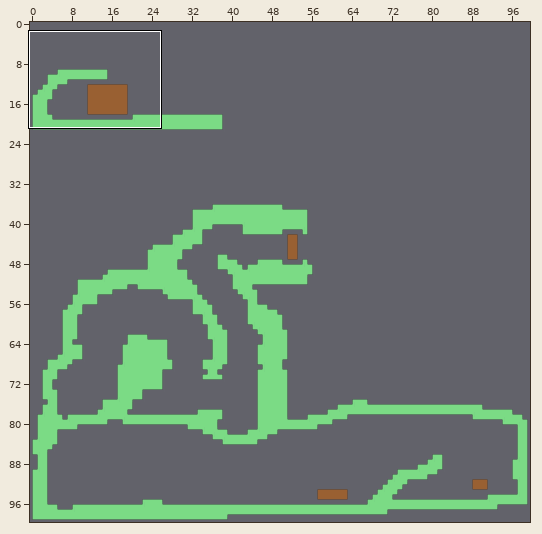
Tiled map: core/assets/map.tmx. The picture above shows the old version from afar; the outline marks the close-up.
Close-up. As it was:
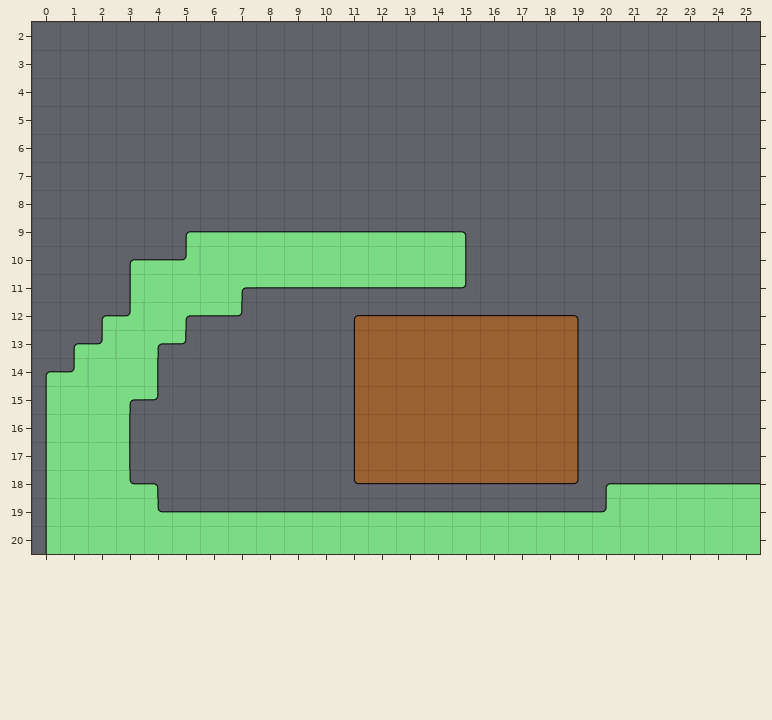
Cells are 32x32 px. Shown: x 0..25, y 2..20. The commit also changed other parts of the map, which this record leaves out.
And afterwards:
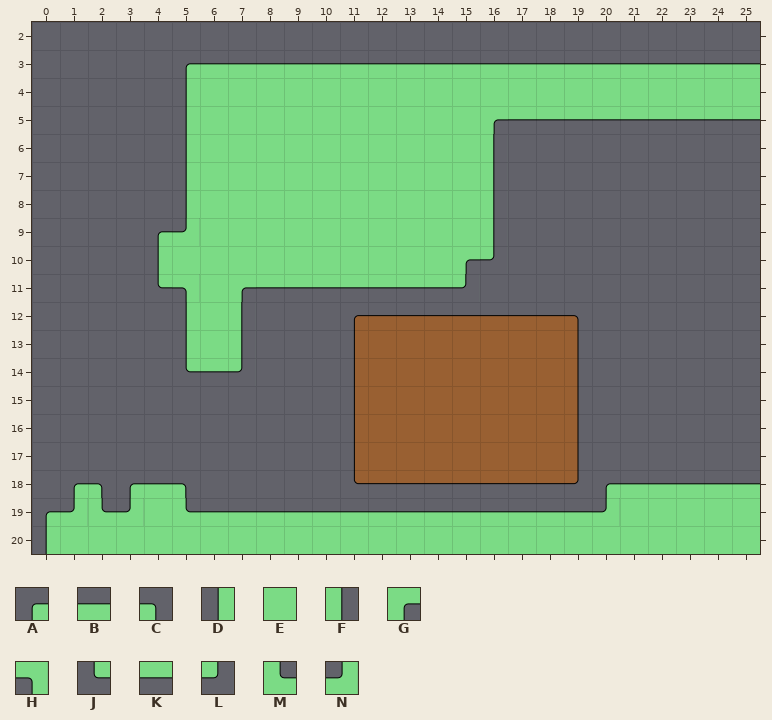
Key: from "default": A 40, B 41, C 42, D 48, E 49, F 50, G 51, H 52, J 56, K 57, L 58, M 59, N 60.
_ is an empty cell.
Tiles replaced or removed in this view: A, B, C, D, E, F, G, K, L, M, N.
From old to new:
Changed rows in their new state; . is an unchanged cell.
Layer "default":
first column x 0:
 3 .....ABBBBBBBBBBBBBBBBBBBB
 4 .....DEEEEEEEEEEEEEEEEEEEE
 5 .....DEEEEEEEEEEGKKKKKKKKK
 6 .....DEEEEEEEEEEF.........
 7 .....DEEEEEEEEEEF.........
 8 .....DEEEEEEEEEEF.........
 9 ....ANEEEEEEEEEEF.........
10 ..._DE.........GL.........
11 ..._JH....................
12 ..___DEF..................
13 .____DEF..................
14 _____JKL..................
15 _____.....................
16 ____......................
17 ____......................
18 _ACABC....................
19 ANMNEM....................
Boxes around the changes in both close-ups, in picture pixels (x1, y1, x2, y2):
changed: (45, 63, 760, 526)
